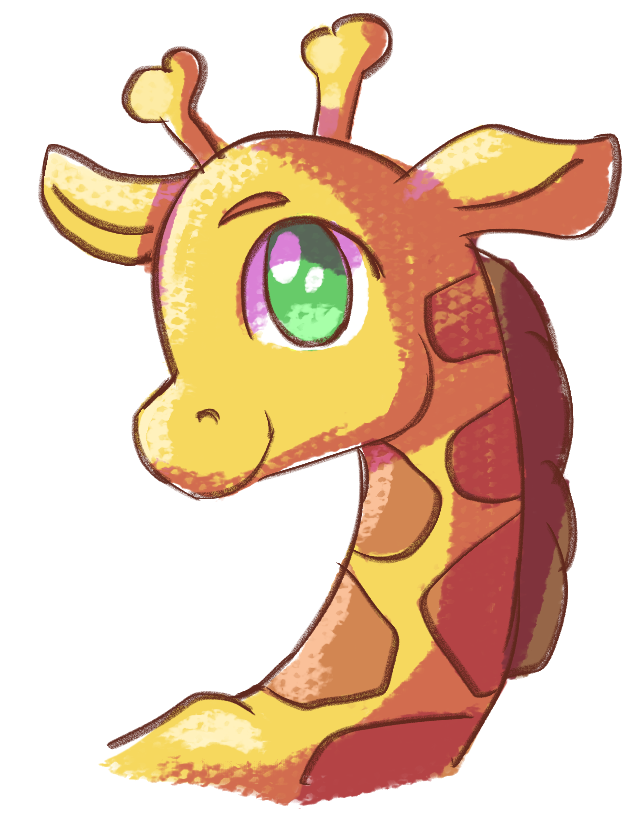
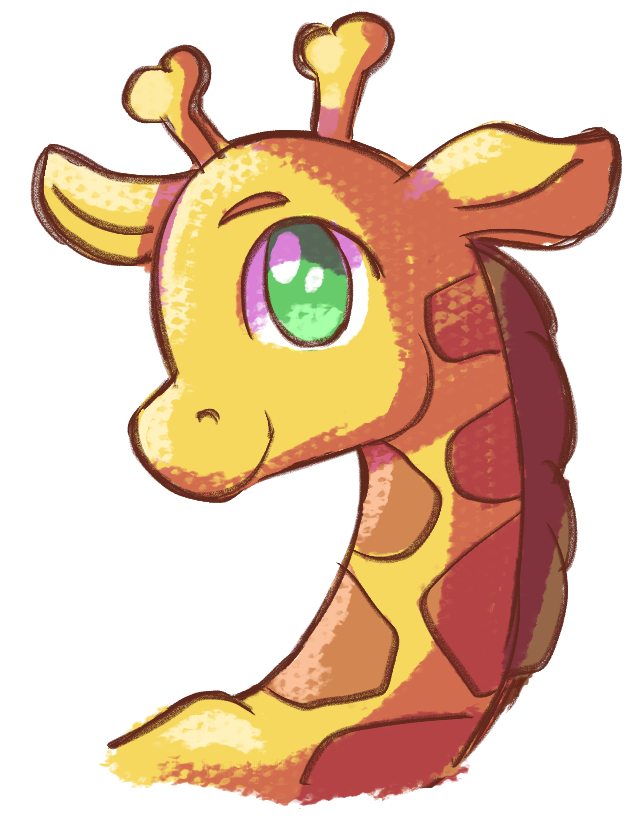
Layers edited between the first and the second (644, 818) image:
showed "2" over (34, 11, 620, 794)
showed "1" over (30, 13, 618, 804)
